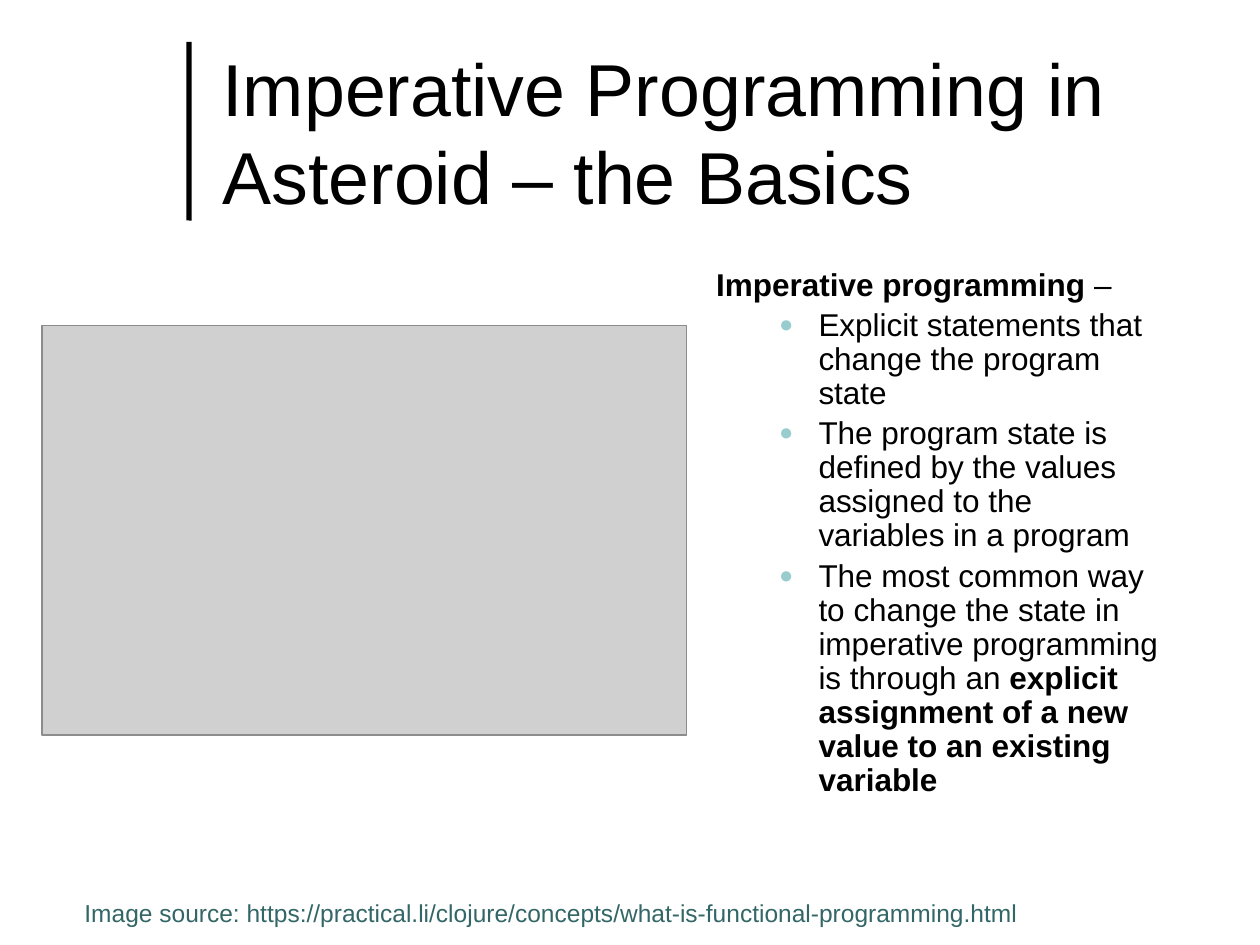
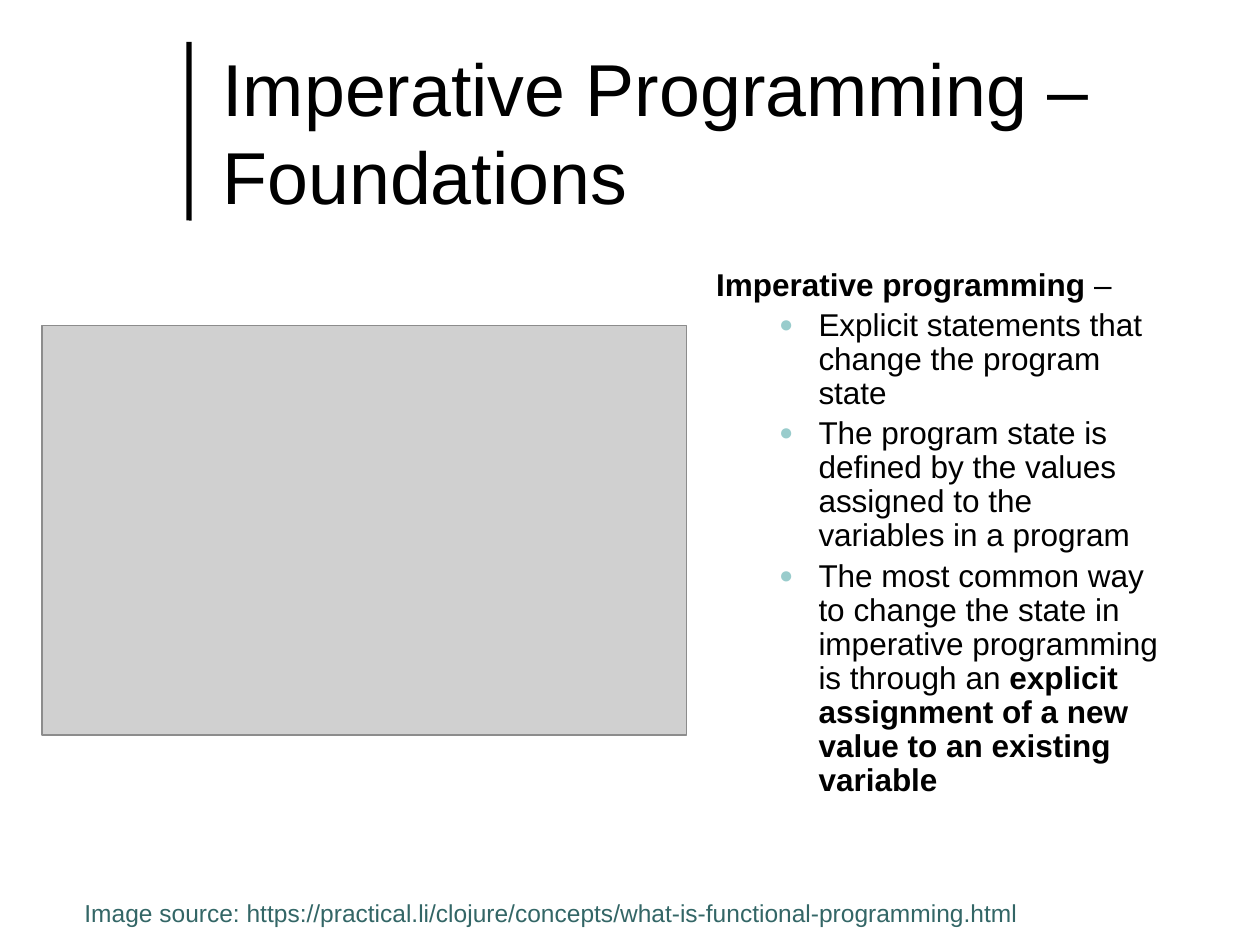
Before and after one commit to lutzhamel/CSC493, a slide deck: slide 4 of notes/csc493-ln002.pptx (slide 1 before the commit). Drawn at 1260x945 pixels with LibreOffice and Linux fonts; fonts in the diff are those of the drawing; grey boxes stand for pictures; background and template pictures are left out. Boxes give left, top, right and bottom in pixels: in the first picture for what was removed or moved away, otherwise in the second. Text is boxed around its words. In the diff, an @@ line names an element or a change of style, - is before the commit and + after.

```diff
--- a/notes/csc493-ln002.pptx
+++ b/notes/csc493-ln002.pptx
@@ title at (223,62,1027,205): text changed @@
-Imperative Programming in Asteroid – the Basics
+Imperative Programming – Foundations
```
Also in this commit, not shown: 7 other slides changed, 4 slides added, 12 other files.
